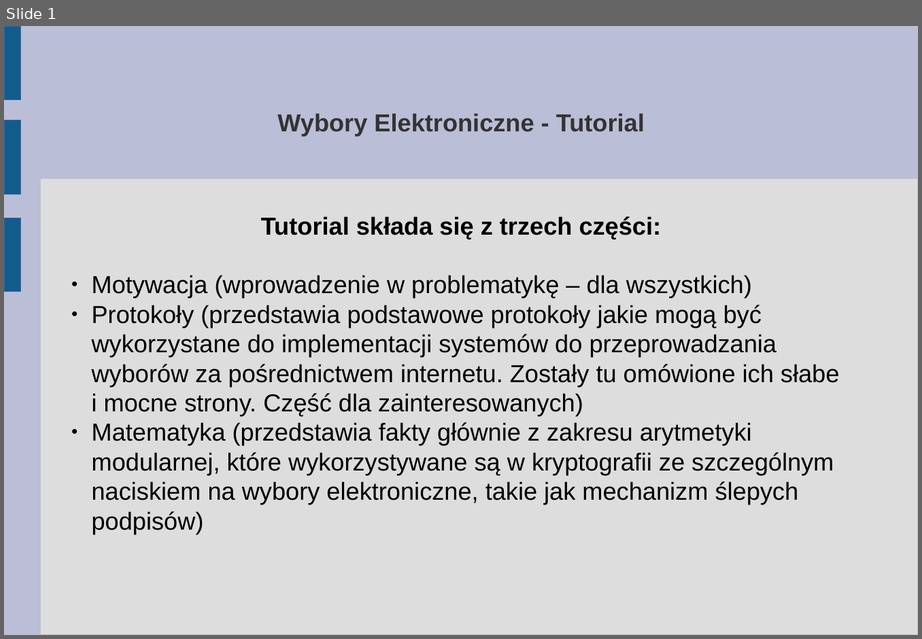
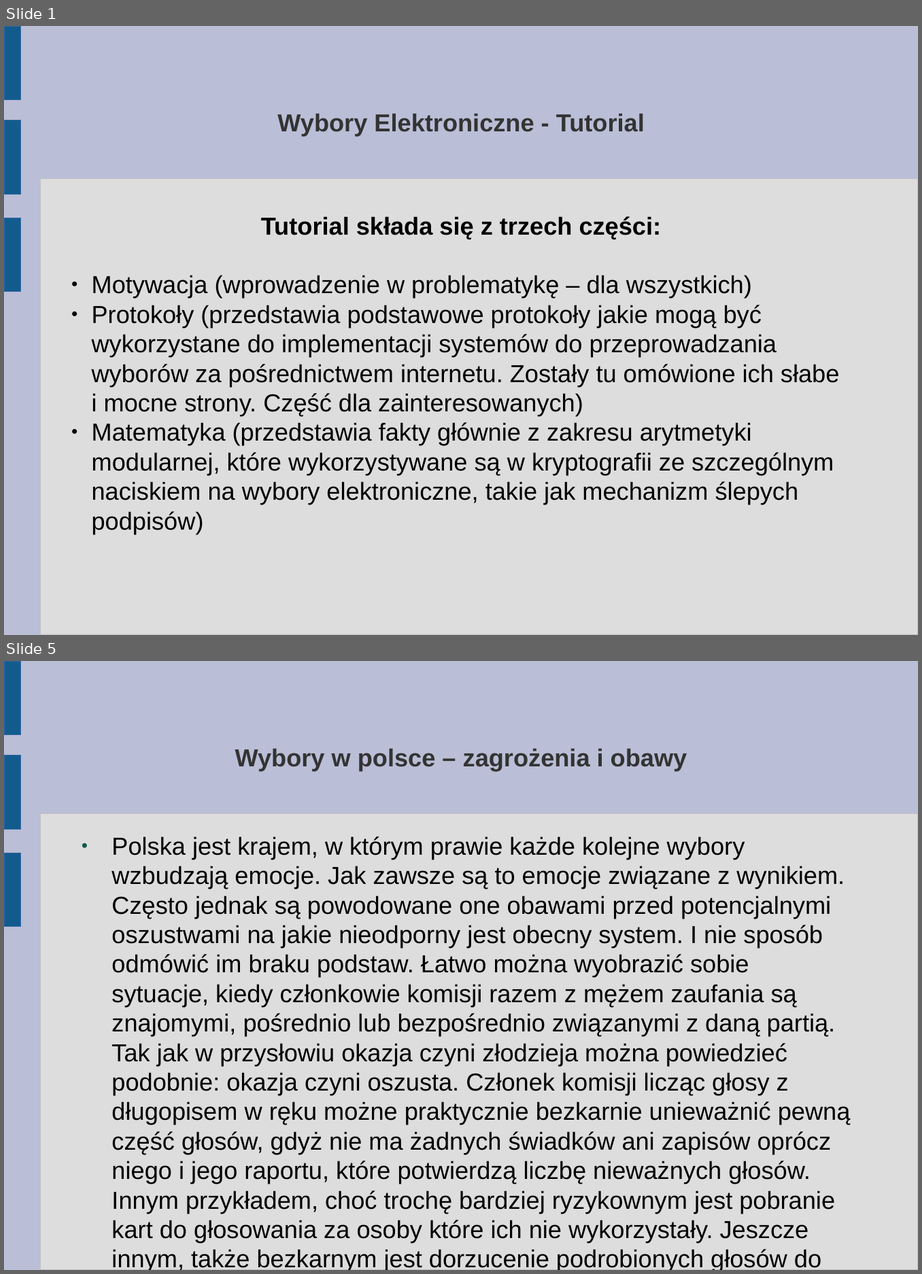
Before and after one commit to abhay123lp/internetvotingsystem, a slide deck: Tutorial/1. Motywacja (dla kazdego).odp. Shown one above the other, each under a label of ours: slide 1 before the commit, slides 1 and 5 after it; the slides between them are not shown. The pictures are 922x639 and 922x1274 pixels, drawn with LibreOffice and Linux fonts; fonts in the diff are those of the drawing. Boxes give left, top, right and bottom in pixels: in the first picture for what was removed or moved away, otherwise in the second. Text is boxed around its words. In the diff, an @@ line names an element or a change of style, - is before the commit and + after.

Commit message:
"Felietony" - USA, Polska, Estonia - dodane

```diff
--- a/Tutorial/1. Motywacja (dla kazdego).odp
+++ b/Tutorial/1. Motywacja (dla kazdego).odp
@@ slide 5 added at [4,661,918,1270], background #BABED6; not listed: 4 template elements that a slide beside it also shows @@
@@ title added at [235,749,687,770], 20.6 pt, text #333333, bold @@
+Wybory w polsce – zagrożenia i obawy
@@ text added at [111,836,851,1270], 20.6 pt, text #000000 @@
+● Polska jest krajem, w którym prawie każde kolejne wybory wzbudzają emocje. Jak zawsze są to emocje związane z wynikiem. Często jednak są powodowane one obawami przed potencjalnymi oszustwami na jakie nieodporny jest obecny system. I nie sposób odmówić im braku podstaw. Łatwo można wyobrazić sobie sytuacje, kiedy członkowie komisji razem z mężem zaufania są znajomymi, pośrednio lub bezpośrednio związanymi z daną partią. Tak jak w przysłowiu okazja czyni złodzieja można powiedzieć podobnie: okazja czyni oszusta. Członek komisji licząc głosy z długopisem w ręku możne praktycznie bezkarnie unieważnić pewną część głosów, gdyż nie ma żadnych świadków ani zapisów oprócz niego i jego raportu, które potwierdzą liczbę nieważnych głosów. Innym przykładem, choć trochę bardziej ryzykownym jest pobranie kart do głosowania za osoby które ich nie wykorzystały. Jeszcze innym, także bezkarnym jest dorzucenie podrobionych głosów do urny.
```
Also in this commit, not shown: 1 slide changed, 2 other slides added, 1 slide removed.
